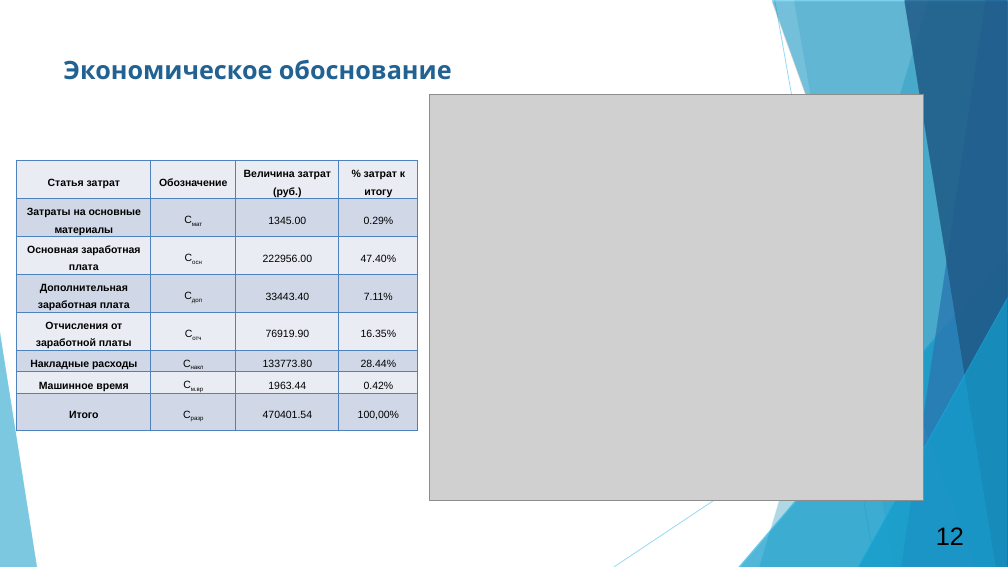
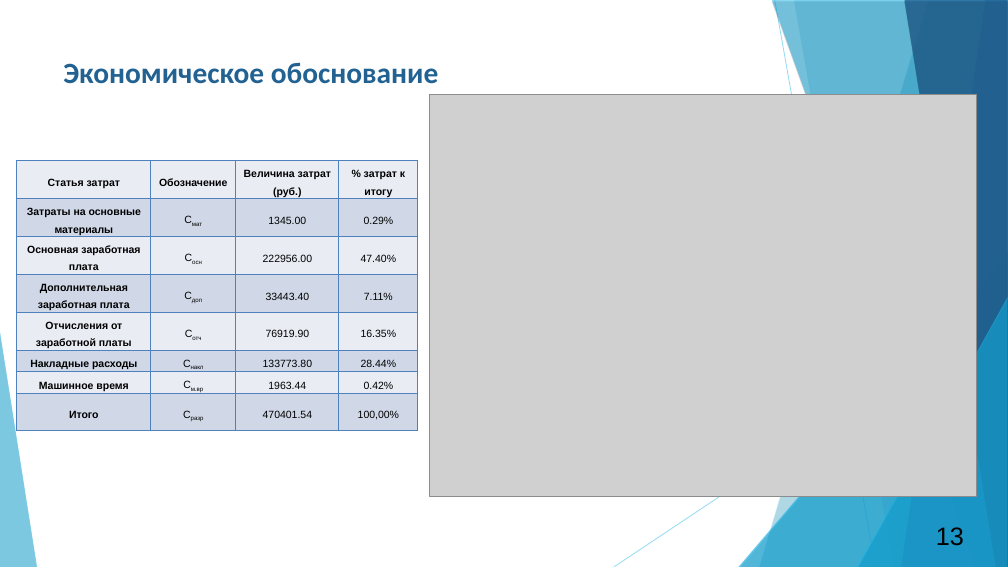
Before and after one commit to redmolle/BehavioralAnalysis, a slide deck: slide 13 of docs/Презентация/Презентация.pptx (slide 12 before the commit). Drawn at 1008x567 pixels with LibreOffice and Linux fonts; fonts in the diff are those of the drawing; grey boxes stand for pictures. Boxes give left, top, right and bottom in pixels: in the first picture for what was removed or moved away, otherwise in the second. Text is boxed around its words. In the diff, an @@ line names an element or a change of style, - is before the commit and + after.

```diff
--- a/docs/Презентация/Презентация.pptx
+++ b/docs/Презентация/Презентация.pptx
@@ text "Экономическое обоснование" at bbox=[63, 62, 438, 84]: size 24 to 28 pt, font Karla to Calibri @@
@@ picture: place and size @@
-picture at bbox=[430, 95, 924, 501]
+picture at bbox=[430, 95, 976, 497]
@@ page number at bbox=[936, 527, 964, 546]: text changed @@
-12
+13
```
Also in this commit, not shown: 11 other slides changed, 2 slides added, 1 slide removed, 6 other files.
